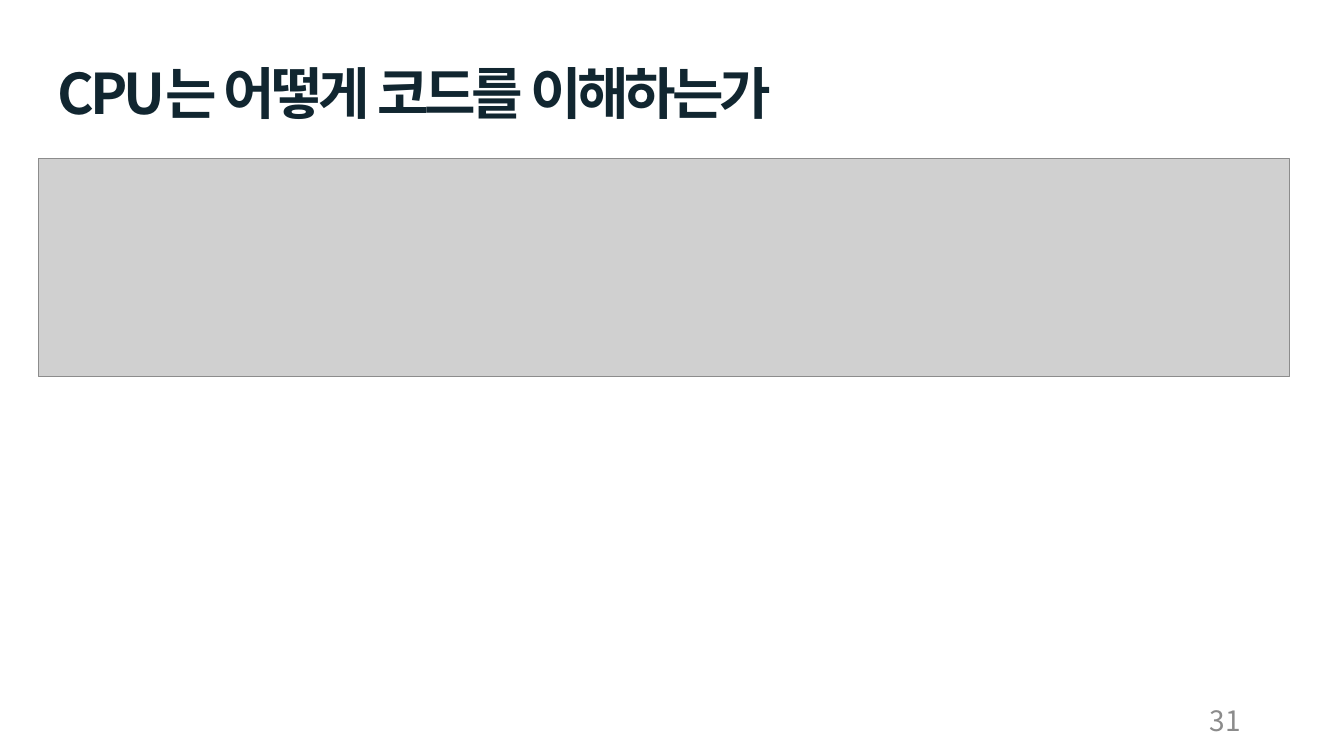
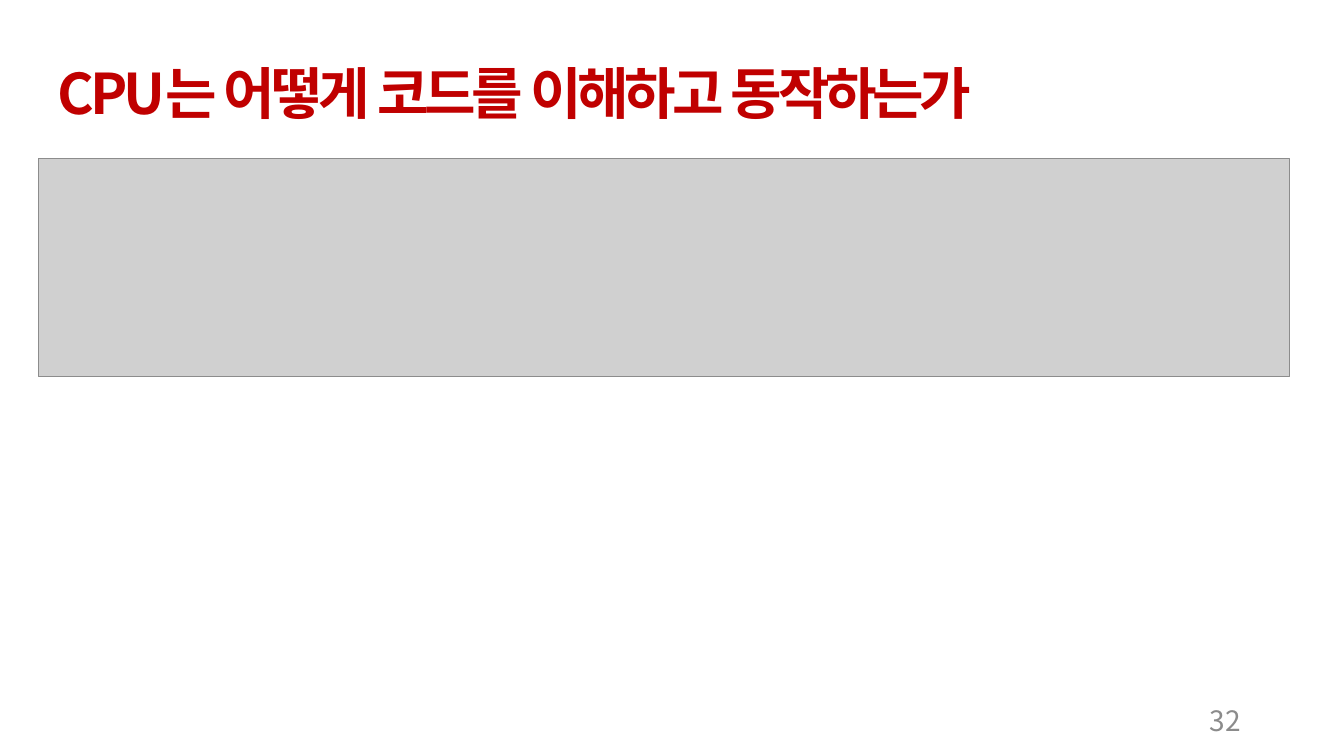
Before and after one commit to cong2738/my_RISC-V, a slide deck: slide 32 of Single Cycle RISC-V 발표_박호윤.pptx (slide 31 before the commit). Drawn at 1344x756 pixels with LibreOffice and Linux fonts; fonts in the diff are those of the drawing; grey boxes stand for pictures. Boxes give left, top, right and bottom in pixels: in the first picture for what was removed or moved away, otherwise in the second. Text is boxed around its words. In the diff, an @@ line names an element or a change of style, - is before the commit and + after.

```diff
--- a/Single Cycle RISC-V 발표_박호윤.pptx
+++ b/Single Cycle RISC-V 발표_박호윤.pptx
@@ text at [58,67,971,119]: text changed; text colour #112630 to #C00000 @@
-CPU는 어떻게 코드를 이해하는가
+CPU는 어떻게 코드를 이해하고 동작하는가
@@ page number at [1210,710,1241,731]: text changed @@
-31
+32
```
Also in this commit, not shown: 13 other slides changed, 1 slide added, 7 other files.
